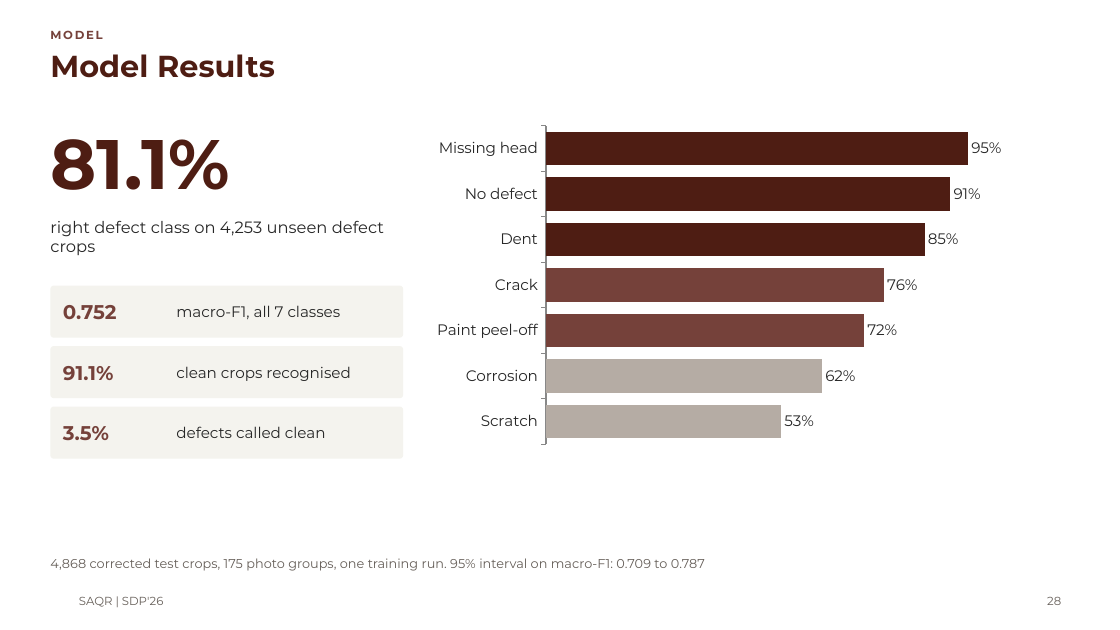
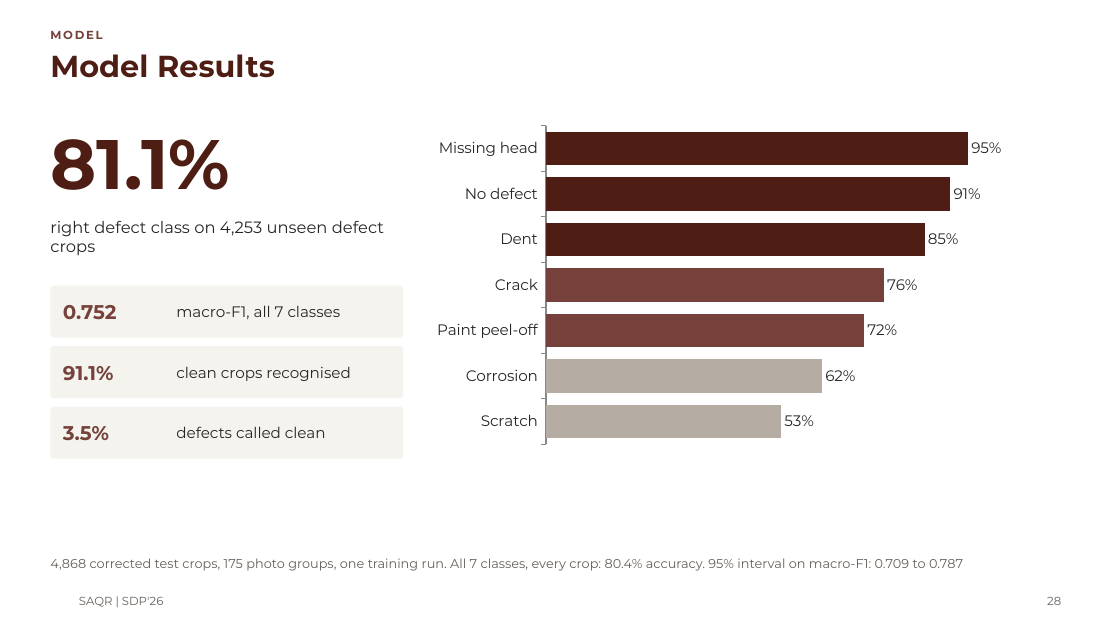
Before and after one commit to MASAR-AUS/SAQR, a slide deck: slide 28 of SAQR CMP490 Presentation.pptx. Drawn at 1120x630 pixels with LibreOffice and Linux fonts; fonts in the diff are those of the drawing; background and template pictures are left out. Boxes give left, top, right and bottom in pixels: in the first picture for what was removed or moved away, otherwise in the second. Text is boxed around its words. In the diff, an @@ line names an element or a change of style, - is before the commit and + after.

```diff
--- a/SAQR CMP490 Presentation.pptx
+++ b/SAQR CMP490 Presentation.pptx
@@ text at <box>50,558,963,571</box>: text changed @@
-4,868 corrected test crops, 175 photo groups, one training run. 95% interval on macro-F1: 0.709 to 0.787
+4,868 corrected test crops, 175 photo groups, one training run. All 7 classes, every crop: 80.4% accuracy. 95% interval on macro-F1: 0.709 to 0.787
```
Also in this commit, not shown: 4 other slides changed, 2 slides added, 4 other files.
